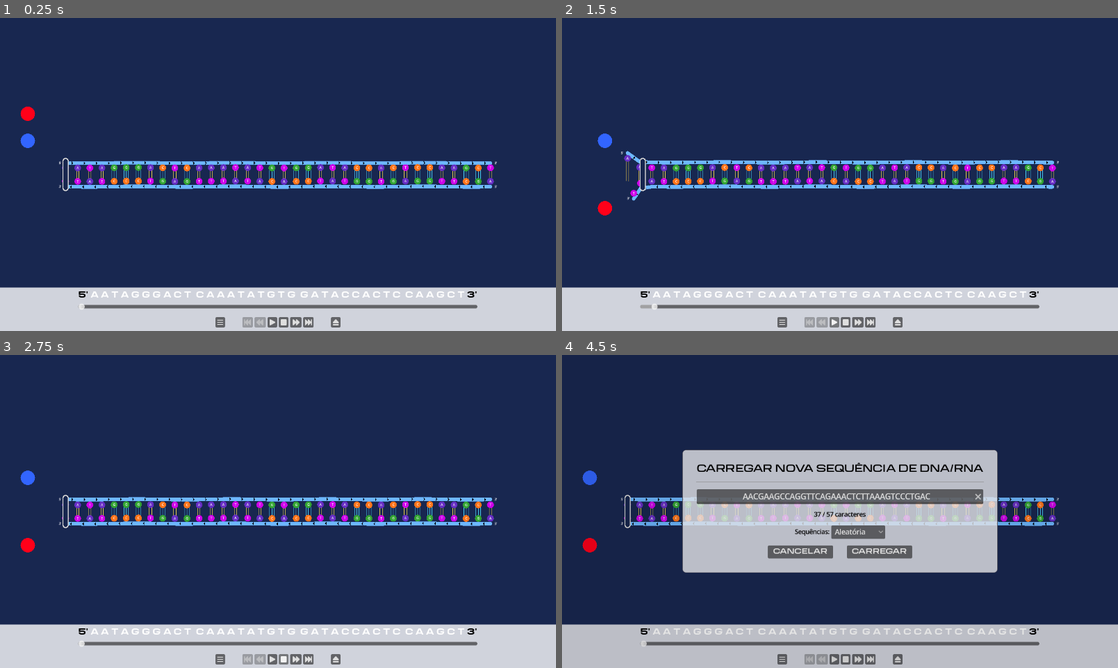
Above: before the commit, frames 1-4 (two rows, left to right).
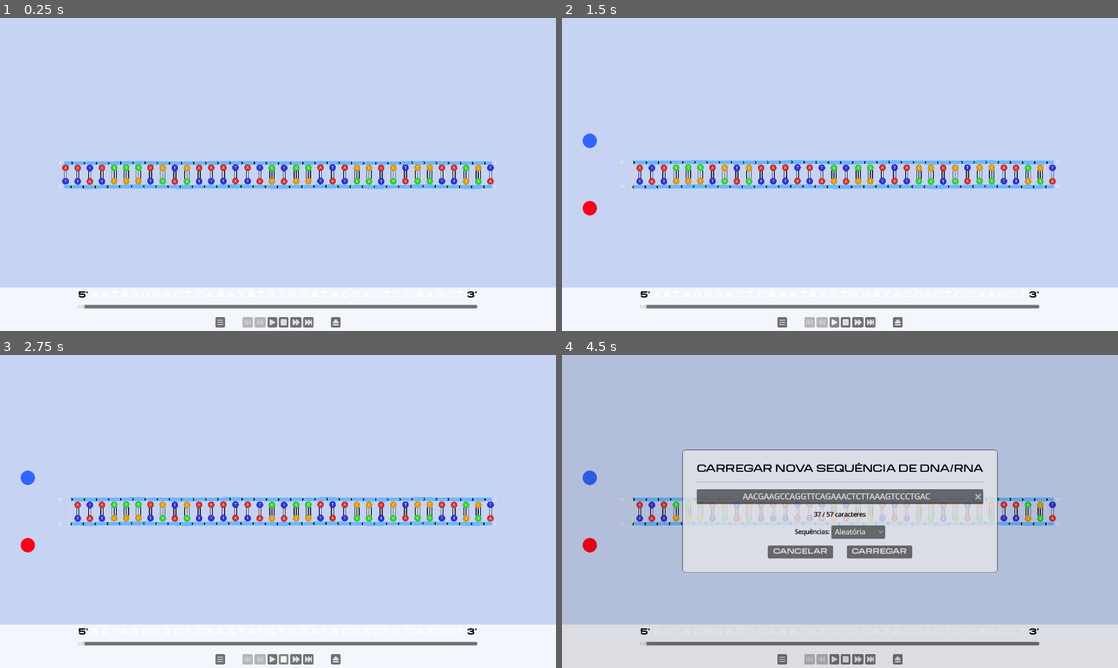
Above: after the commit, the same moments.

Repository: ideatomik/mol-sim
Game: Godot game, scene res://scenes/simulation.tscn
Same seed, same stepped clock (60 frames per second), same inputs: the game is played once before the commit and once after it.
Inputs:
- Up to frame 1 (0.25 s): no input
- Up to frame 2 (1.5 s): click "▶" at 0.5 s; click "⏸" at 1.25 s
- Up to frame 3 (2.75 s): click "⏹" at 2 s
- Up to frame 4 (4.5 s): click "" at 2.75 s; click "Aleatória" at 3.5 s; click "CARREGAR" at 4.25 s

The runs differ from the first frame. In frame 1, 96% of the frame differs, in the area x 0-100%, y 0-100%; in frame 2, 96%; in frame 3, 96%; in frame 4, 91%.

Commit message:
v69 - pre hydrogen bonds refactor

Diff:
--- a/scenes/simulation.tscn
+++ b/scenes/simulation.tscn
@@ -75,13 +75,13 @@
 [node name="ThemeManager" type="Node" parent="." unique_id=264924326]
 unique_name_in_owner = true
 script = ExtResource("3_ik8a0")
-background_color = Color(0.09798656, 0.15335932, 0.3171949, 1)
-base_color_a = Color(0.40392157, 0.18039216, 0.77254903, 1)
-base_color_t = Color(0.8117647, 0.003921569, 0.91764706, 1)
-base_color_c = Color(1, 0.45882353, 0.101960786, 1)
-base_color_g = Color(0.2, 0.6509804, 0.2, 1)
-hydrogen_bond_width = 2.0
+background_color = Color(0.77803177, 0.830392, 0.95439404, 1)
+at_bond_color = Color(0, 0, 0, 1)
+cg_bond_color = Color(0, 0, 0, 1)
+hydrogen_bond_width = 3.0
 hydrogen_bond_spacing = 10.0
+helicase_half_width = 24.0
+helicase_height_margin = 10.0
 
 [node name="UI" type="CanvasLayer" parent="." unique_id=2139151095]
 
--- a/scripts/simulation.gd
+++ b/scripts/simulation.gd
@@ -82,7 +82,7 @@
 var helicase_x: float = 0.0
 var factory_x: float = 0.0
 
-enum Phase { SWEEPING, FINISHING_LAST_PULSE, SETTLING, DONE }
+enum Phase { INTRO, SWEEPING, FINISHING_LAST_PULSE, SETTLING, DONE }
 var phase: Phase = Phase.SWEEPING
 
 var pulse_time_budget: float = 0.0
@@ -199,7 +199,7 @@
 	loop_depth = max_loop_depth
 	pulse_offset = 0.0
 	pulse_state = PulseState.GROWING
-	phase = Phase.SWEEPING
+	phase = Phase.INTRO
 	baseline_switched = false
 	settle_blend = 0.0
 	settling_t = 0.0
@@ -218,6 +218,13 @@
 	_setup_synthesis_circle()
 	_setup_top_polymerase()
 	_setup_helicase()
+
+	# All enzymes start invisible; they fade in on first play.
+	synthesis_circle.modulate.a = 0.0
+	if top_polymerase:
+		top_polymerase.modulate.a = 0.0
+	if helicase_node:
+		helicase_node.modulate.a = 0.0
 
 	template_strand_original_track.visible = true
 	template_strand_new_track.points = PackedVector2Array([
@@ -393,6 +400,8 @@
 	# ---------- 1. STATE UPDATE (only if not manually overridden) ----------
 	if not manual_override:
 		match phase:
+			Phase.INTRO:
+				pass  # Handled by _run_intro tween; simulation doesn't advance.
 			Phase.SWEEPING:
 				helicase_x += sweep_speed * delta
 				factory_x = helicase_x - gap_width
@@ -658,11 +667,15 @@
 		top_strand_points.append(Vector2(world_x, slot_y + top_strand_backbone_delta[i] + wobble_y))
 
 		if template_hydrogen_bonds[i] != null:
-			var container_y = straight_y + wobble_y
+			# Container anchors at bottom template slot y; lines draw upward to top template slot.
+			var bottom_slot_y = template_strand_bottom[i].position.y
+			var bottom_wobble_y = nucleotide_bases[i].position.y
+			var container_y = bottom_slot_y + bottom_wobble_y
 			template_hydrogen_bonds[i].position = Vector2(world_x, container_y)
+			# Height is negative: top template slot is above bottom template slot.
 			var bond_height = (slot_y + wobble_y) - container_y
 			_update_hydrogen_bond_height(template_hydrogen_bonds[i], bond_height)
-			template_hydrogen_bonds[i].visible = on_bonded
+			template_hydrogen_bonds[i].visible = (world_x >= helicase_x)
 	top_strand_backbone_line.points = top_strand_points
 	top_strand_backbone_line.width = %ThemeManager.backbone_line_width
 	_update_bond_marks_top_strand(top_strand_points)
@@ -792,10 +805,49 @@
 	if not manual_override:
 		if phase == Phase.DONE:
 			scrub_to_nucleotide_index(0)
-		synthesis_circle.modulate.a = 1.0
-		if top_polymerase:
-			top_polymerase.modulate.a = 1.0
+			phase = Phase.INTRO
+		if phase == Phase.INTRO:
+			_run_intro()
+		else:
+			synthesis_circle.modulate.a = 1.0
+			if top_polymerase:
+				top_polymerase.modulate.a = 1.0
+			if helicase_node:
+				helicase_node.modulate.a = 1.0
 		synthesis_circle_faded = false
+
+func _run_intro():
+	# Position enzymes left of the strand, then fade in and slide to start position.
+	var intro_x = nucleotide_original_x[0] - gap_width * 0.5
+	var fade_time = 0.4
+	var slide_time = 0.5
+
+	synthesis_circle.position = Vector2(intro_x - gap_width, new_bottom_template_y)
+	if top_polymerase:
+		top_polymerase.position = Vector2(intro_x - gap_width, straight_y - dna_ribbons_gap - new_bottom_template_offset)
+	if helicase_node:
+		helicase_node.position = Vector2(intro_x, straight_y - dna_ribbons_gap / 2.0)
+
+	var tween = create_tween().set_parallel(true)
+	# Fade in
+	tween.tween_property(synthesis_circle, "modulate:a", 1.0, fade_time)
+	if top_polymerase:
+		tween.tween_property(top_polymerase, "modulate:a", 1.0, fade_time)
+	if helicase_node:
+		tween.tween_property(helicase_node, "modulate:a", 1.0, fade_time)
+	# Slide to starting position after fade
+	tween.tween_property(synthesis_circle, "position",
+		Vector2(factory_x, new_bottom_template_y), slide_time).set_delay(fade_time)
+	if top_polymerase:
+		tween.tween_property(top_polymerase, "position",
+			Vector2(factory_x, straight_y - dna_ribbons_gap - new_bottom_template_offset), slide_time).set_delay(fade_time)
+	if helicase_node:
+		tween.tween_property(helicase_node, "position",
+			Vector2(helicase_x, straight_y - dna_ribbons_gap / 2.0), slide_time).set_delay(fade_time)
+	# Start simulation after intro completes
+	tween.chain().tween_callback(func():
+		phase = Phase.SWEEPING
+	)
 
 func scrub_to(progress: float):
 	progress = clamp(progress, 0.0, 1.0)
@@ -914,7 +966,7 @@
 	# ---- Update template hydrogen bond visibility based on helicase position ----
 	for i in range(num_nucleotide_slots):
 		if template_hydrogen_bonds[i] != null:
-			template_hydrogen_bonds[i].visible = (nucleotide_original_x[i] > helicase_x)
+			template_hydrogen_bonds[i].visible = (nucleotide_original_x[i] >= helicase_x)
 
 	# ---- Clear leading bond marks ----
 	for mark in leading_strand_bond_marks:
@@ -943,6 +995,12 @@
 		template_strand_bottom[i].progress = track_length - nucleotide_original_x[i]
 	for i in range(top_strand_slots.size()):
 		top_strand_slots[i].progress = track_length - nucleotide_original_x[i]
+
+	synthesis_circle.modulate.a = 1.0
+	if top_polymerase:
+		top_polymerase.modulate.a = 1.0
+	if helicase_node:
+		helicase_node.modulate.a = 1.0
 
 	synthesis_circle.position = Vector2(factory_x, new_bottom_template_y)
 	if top_polymerase:
@@ -1219,12 +1277,20 @@
 	return Color.GRAY
 
 func _update_hydrogen_bond_height(container: Node2D, height: float) -> void:
+	# Rescale bond lines to match the actual distance between paired bases.
+	# Preserves the inset ratio from the original spawn so lines don't
+	# touch the base circles regardless of current bond height.
+	var inset = 12.0
 	for child in container.get_children():
 		if child is Line2D and child.get_point_count() >= 2:
 			var p1 = child.get_point_position(0)
-			var p2 = child.get_point_position(1)
-			child.set_point_position(0, Vector2(p1.x, 0.0))
-			child.set_point_position(1, Vector2(p2.x, height))
+			# Determine direction: bonds may draw upward (negative) or downward (positive).
+			var sign = -1.0 if height < 0.0 else 1.0
+			var abs_h = abs(height)
+			var p0_y = sign * inset
+			var p1_y = sign * max(inset, abs_h - inset)
+			child.set_point_position(0, Vector2(p1.x, p0_y))
+			child.set_point_position(1, Vector2(p1.x, p1_y))
 
 func _sample_curve_y_at_x(baked: PackedVector2Array, x: float, fallback_y: float) -> float:
 	if baked.size() < 2:
@@ -1358,30 +1424,26 @@
 	synthesis_area.area_entered.connect(_on_synthesis_area_entered)
 
 func _setup_helicase():
-	# Capsule-shaped ring centered between the two template strands at helicase_x.
-	# Drawn as outer filled capsule minus inner filled capsule (background color).
 	helicase_node = Node2D.new()
-	helicase_node.z_index = 3  # In front of strands
-
-	var backbone_reach = %ThemeManager.backbone_offset_distance + %ThemeManager.backbone_line_width
-	var half_h = dna_ribbons_gap / 2.0 + backbone_reach + 4.0  # +4px margin
-	var half_w = 14.0  # exported-style; adjust in Inspector by tweaking this function
-
-	var outer_color = Color(0.85, 0.85, 0.85, 1.0)  # Light grey ring
-	var inner_color = %ThemeManager.background_color   # Hollow center
+	helicase_node.z_index = 3
+
+	var backbone_reach = %ThemeManager.backbone_offset_distance + %ThemeManager.backbone_line_width * 0.5
+	var half_h = dna_ribbons_gap / 2.0 + backbone_reach + %ThemeManager.helicase_height_margin
+	var half_w = %ThemeManager.helicase_half_width
+	var thickness = %ThemeManager.helicase_thickness
+	var outer_color = %ThemeManager.helicase_color
+	var inner_color = %ThemeManager.background_color
 
 	for pass_idx in range(2):
 		var poly = Polygon2D.new()
-		var w = half_w if pass_idx == 0 else half_w - 5.0
-		var h = half_h if pass_idx == 0 else half_h - 5.0
+		var w = half_w if pass_idx == 0 else half_w - thickness
+		var h = half_h if pass_idx == 0 else half_h - thickness
 		var r = w  # Capsule radius = half_width
 		var pts = PackedVector2Array()
 		const SEGS = 24
-		# Top arc
 		for i in range(SEGS + 1):
 			var angle = PI + (PI * i / SEGS)
 			pts.append(Vector2(cos(angle) * r, -h + r + sin(angle) * r))
-		# Bottom arc
 		for i in range(SEGS + 1):
 			var angle = (PI * i / SEGS)
 			pts.append(Vector2(cos(angle) * r, h - r + sin(angle) * r))
--- a/scripts/theme_manager.gd
+++ b/scripts/theme_manager.gd
@@ -41,6 +41,12 @@
 @export_group("Synthesis Circle")
 @export var synthesis_circle_color: Color = Color(1.0, 0.0, 0.101960786, 1.0)
 
+@export_group("Helicase")
+@export var helicase_color: Color = Color(0.85, 0.85, 0.85, 1.0)
+@export var helicase_thickness: float = 5.0
+@export var helicase_half_width: float = 14.0
+@export var helicase_height_margin: float = 4.0
+
 @export_group("Markers")
 @export var marker_color: Color = Color(0.0, 0.0, 0.0, 0.0)
 @export var marker_font_color: Color = Color(1.0, 1.0, 1.0, 1.0)
